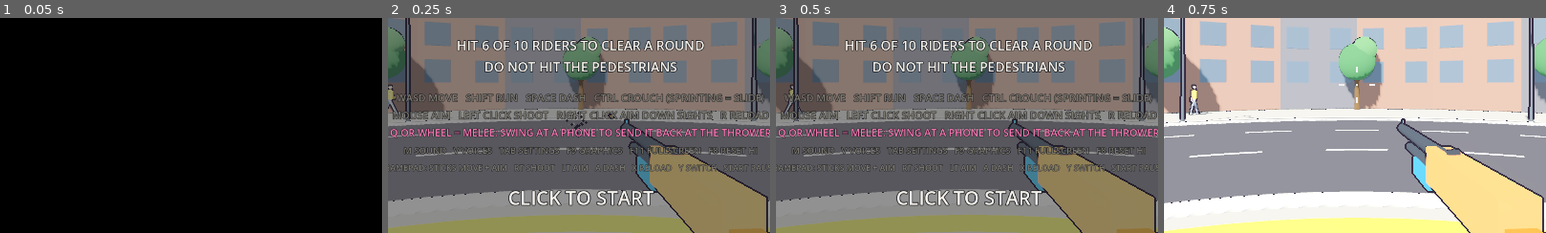
Above: before the commit, frames 1-4 (left to right).
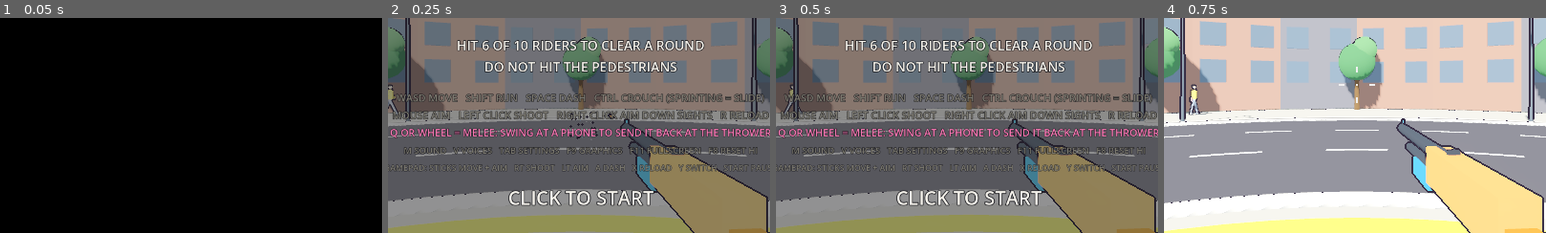
Above: after the commit, the same moments.

Repository: GVihi/FstreliBiciklina3D
Game: Godot game, scene res://main.tscn
Same seed, same stepped clock (60 frames per second), same inputs: the game is played once before the commit and once after it.
Inputs (mouse positions are % of the whole screen's width and height, from its top left):
- Up to frame 1 (0.05 s): no input
- Up to frame 2 (0.25 s): no input
- Up to frame 3 (0.5 s): no input
- Up to frame 4 (0.75 s): tap Enter at 0.5 s; move the mouse to (45, 70) at 0.52 s; hold W from 0.53 s (still down); tap R at 0.6 s; click (45, 70) at 0.67 s
The pictures show only the part of the screen within x 25-75%, y 34-84%; the shares and areas given below are measured in that part.

Frame 1 is identical in both runs. In frame 2, 0.1% of the frame differs, in the area x 45-55%, y 43-57%; in frame 3, nothing differs; in frame 4, nothing differs.

Commit message:
Move particles and bursts to effects.gd
Mechanical move of 6 functions plus the private particle pool. Shared state
stays on main.gd (g); bosses, riders, phones, combat and main call
fx_sys.<fn>. Also tidy combat.gd so its dart pool sits next to g. No
behaviour change.

Co-Authored-By: Claude Sonnet 5.5 <noreply@anthropic.com>
Claude-Session: https://claude.ai/code/session_01ShLHRRdnSYSZazKqP7QJMN

Diff:
--- a/scripts/bosses.gd
+++ b/scripts/bosses.gd
@@ -488,7 +488,7 @@
 	g.sfx.play3d("crash", pos)
 	g.shake = maxf(g.shake, 0.7)
 	g.hitstop = maxf(g.hitstop, 0.05)
-	g.burst(pos, 22, ["#c9ced4", "#f2b630", "#8a8f98"], 5.0, 0.4, 0.8, 0.1)
+	g.fx_sys.burst(pos, 22, ["#c9ced4", "#f2b630", "#8a8f98"], 5.0, 0.4, 0.8, 0.1)
 	if boss_flat_dist(b) < float(b["slam_r"]):
 		g.damage_player("BOSS SLAMMED YOU", "boss")
 		if g.state != "play":
@@ -539,7 +539,7 @@
 	b["combo"] = 0
 	g.sfx.play3d("crash", pos)
 	g.shake = 0.6
-	g.burst(pos, 14, ["#c9ced4", "#f2b630", "#8a8f98"], 3.0, 0.4, 0.7, 0.09)
+	g.fx_sys.burst(pos, 14, ["#c9ced4", "#f2b630", "#8a8f98"], 3.0, 0.4, 0.7, 0.09)
 	g.hitstop = 0.1
 	var sp = 300 if runner else 600
 	g.score += int(sp * (2 if g.hype_t > 0.0 else 1) * g.shop_sys.style_mul())
@@ -582,7 +582,7 @@
 		g.sfx.play3d("boss_hit_wifi", c)
 	else:
 		g.sfx.play3d("boss_hit_minister", c)
-	g.burst(c, 8, ["#ff9a3a"], 4.0, 0.3, 0.5, 0.06)
+	g.fx_sys.burst(c, 8, ["#ff9a3a"], 4.0, 0.3, 0.5, 0.06)
 	var lbl = "HIT"
 	if armoured:
 		lbl = "ARMOURED"
@@ -655,10 +655,10 @@
 		cols = ["#f1f3ef", "#2fae5f", "#ffd23f", "#3a3d41"]
 	elif b["kind"] == "wifi":
 		cols = ["#ffffff", "#e5533d", "#cfd4da"]
-	g.burst(bpos, 40, cols, 6.0, 0.6, 1.1, 0.09)
+	g.fx_sys.burst(bpos, 40, cols, 6.0, 0.6, 1.1, 0.09)
 	if b["kind"] == "minister":
 		for i in range(26):
-			g.spawn_particle(bpos + Vector3(randf_range(-0.6, 0.6), randf_range(0.3, 1.5), randf_range(-0.6, 0.6)),
+			g.fx_sys.spawn_particle(bpos + Vector3(randf_range(-0.6, 0.6), randf_range(0.3, 1.5), randf_range(-0.6, 0.6)),
 				Vector3(randf_range(-2.5, 2.5), randf_range(1.0, 4.0), randf_range(-2.5, 2.5)),
 				randf_range(1.5, 2.5), g.pick_one(g.confetti_mats), Vector3(0.12, 0.01, 0.08), 3.0, randf_range(-8.0, 8.0))
 		g.sfx.say("minister_out")
--- a/scripts/combat.gd
+++ b/scripts/combat.gd
@@ -6,6 +6,7 @@
 const Util = preload("res://scripts/util.gd")
 
 var g = null
+var dart_pool = []
 
 func _init(game) -> void:
 	g = game
@@ -171,11 +172,11 @@
 	else:
 		if world_kind == "floor":
 			for i in range(3):
-				g.spawn_particle(end_pt, Vector3(randf_range(-0.8, 0.8), randf_range(0.6, 1.6), randf_range(-0.8, 0.8)),
+				g.fx_sys.spawn_particle(end_pt, Vector3(randf_range(-0.8, 0.8), randf_range(0.6, 1.6), randf_range(-0.8, 0.8)),
 					0.4, g.mat_dust, Vector3(0.05, 0.05, 0.05), 4.0)
 		elif world_kind == "wall":
 			for i in range(5):
-				g.spawn_particle(end_pt, Vector3(randf_range(-2.0, 2.0), randf_range(0.5, 2.5), randf_range(-2.0, 2.0)),
+				g.fx_sys.spawn_particle(end_pt, Vector3(randf_range(-2.0, 2.0), randf_range(0.5, 2.5), randf_range(-2.0, 2.0)),
 					0.3, g.mat_spark, Vector3(0.04, 0.04, 0.04), 8.0)
 
 # --- melee: a giant gummy worm swung at whatever is close to the player
@@ -295,7 +296,7 @@
 		ph["src"] = tgt
 	if tgt == null:
 		g.phones.remove_at(i)
-		g.plastic_burst(ph["pos"])
+		g.fx_sys.plastic_burst(ph["pos"])
 		g.sfx.play3d("phone_smash", ph["pos"])
 		g.free_phone(ph)
 		return
@@ -316,7 +317,7 @@
 
 func strike_with_phone(ph: Dictionary, i: int, tgt) -> void:
 	var tp = target_pos(tgt)
-	g.plastic_burst(tp)
+	g.fx_sys.plastic_burst(tp)
 	g.sfx.play3d("phone_smash", tp)
 	if tgt.has("ln"):
 		g.rider_sys.hit_rider(tgt, 99)
@@ -344,7 +345,6 @@
 
 # ================================================================== darts + particles
 # Darts and particles are recycled instead of created and freed, so a shot or a burst costs no allocations.
-var dart_pool = []
 
 func release_dart(node: Node3D) -> void:
 	node.visible = false
--- /dev/null
+++ b/scripts/effects.gd
@@ -0,0 +1,71 @@
+extends RefCounted
+# Effects: pooled particles, bursts, plastic debris and confetti.
+# Shared game state stays on main.gd (g); this file holds the logic.
+
+const Util = preload("res://scripts/util.gd")
+
+var g = null
+var particle_pool = []
+
+func _init(game) -> void:
+	g = game
+
+func spawn_particle(pos: Vector3, vel: Vector3, life: float, m: Material, sz: Vector3, grav: float, spin: float = 0.0) -> void:
+	var mi: MeshInstance3D
+	if particle_pool.size() > 0:
+		mi = particle_pool.pop_back()
+		mi.visible = true
+		mi.scale = Vector3.ONE
+		mi.rotation = Vector3.ZERO
+	else:
+		mi = MeshInstance3D.new()
+		mi.cast_shadow = GeometryInstance3D.SHADOW_CASTING_SETTING_OFF
+		g.add_child(mi)
+	mi.mesh = Util.box_mesh(sz)
+	mi.material_override = m
+	mi.position = pos
+	g.particles.append({"node": mi, "vel": vel, "life": life, "max": life, "grav": grav, "spin": spin})
+	while g.particles.size() > 300:
+		release_particle(g.particles[0]["node"])
+		g.particles.remove_at(0)
+
+func release_particle(node: Node3D) -> void:
+	node.visible = false
+	particle_pool.append(node)
+
+func update_particles(dt: float) -> void:
+	for i in range(g.particles.size() - 1, -1, -1):
+		var p = g.particles[i]
+		p["life"] -= dt
+		var node: Node3D = p["node"]
+		if p["life"] <= 0.0:
+			release_particle(node)
+			g.particles.remove_at(i)
+			continue
+		var v: Vector3 = p["vel"]
+		v.y -= p["grav"] * dt
+		p["vel"] = v
+		node.position += v * dt
+		if node.position.y < 0.02:
+			node.position = Vector3(node.position.x, 0.02, node.position.z)
+			p["vel"] = Vector3(v.x * 0.3, 0.0, v.z * 0.3)
+		if p["spin"] != 0.0:
+			node.rotation += Vector3(p["spin"], p["spin"] * 0.7, 0.0) * dt
+		else:
+			var f = clampf(p["life"] / p["max"], 0.05, 1.0)
+			node.scale = Vector3(f, f, f)
+
+func burst(pos: Vector3, count: int, cols: Array, speed: float, life_lo: float, life_hi: float, size: float) -> void:
+	for i in range(count):
+		spawn_particle(pos + Vector3(randf_range(-0.3, 0.3), randf_range(-0.3, 0.3), randf_range(-0.3, 0.3)),
+			Vector3(randf_range(-speed, speed), randf_range(0.5, speed * 1.2), randf_range(-speed, speed)),
+			randf_range(life_lo, life_hi), g.col_mat(g.pick_one(cols)), Vector3(size, size, size), 10.0)
+
+func plastic_burst(pos: Vector3) -> void:
+	burst(pos, 14, ["#2b2f36", "#3a3f47", "#3fa0ff", "#c9ced4"], 4.0, 0.5, 0.8, 0.07)
+
+func confetti() -> void:
+	for i in range(70):
+		var pos = Vector3(randf_range(-12.0, 12.0), randf_range(5.0, 9.0), randf_range(-9.0, 2.0))
+		spawn_particle(pos, Vector3(randf_range(-1.0, 1.0), randf_range(-1.0, 0.5), randf_range(-1.0, 1.0)),
+			randf_range(2.5, 4.0), g.pick_one(g.confetti_mats), Vector3(0.14, 0.01, 0.09), 1.5, randf_range(-8.0, 8.0))
--- a/scripts/main.gd
+++ b/scripts/main.gd
@@ -20,6 +20,7 @@
 const RidersScript = preload("res://scripts/riders.gd")
 const ShopScript = preload("res://scripts/shop.gd")
 const CombatScript = preload("res://scripts/combat.gd")
+const EffectsScript = preload("res://scripts/effects.gd")
 
 # ------------------------------------------------------------------ tuning
 # The arena is a roundabout (ring.gd). All rules still work in "street" coordinates: x along the road,
@@ -381,9 +382,9 @@
 	rubber["root"].visible = true
 	for i in range(8):                                    # fills the dart / particle pools too
 		combat_sys.spawn_dart(Vector3(i * 0.3 - 1.0, 1.0, 4.0) + shift, Vector3(i * 0.3 - 1.0, 1.0, 3.0) + shift, false)
-	burst(Vector3(0.0, 1.0, 4.0) + shift, 60, ["#2b2f36", "#ff9a3a", "#3fa0ff", "#c9ced4"], 0.5, 0.25, 0.35, 0.07)
-	spawn_particle(Vector3(0.5, 1.0, 4.0) + shift, Vector3.ZERO, 0.3, mat_dust, Vector3(0.1, 0.1, 0.1), 0.0)
-	spawn_particle(Vector3(0.7, 1.0, 4.0) + shift, Vector3.ZERO, 0.3, confetti_mats[0], Vector3(0.14, 0.01, 0.09), 0.0, 3.0)
+	fx_sys.burst(Vector3(0.0, 1.0, 4.0) + shift, 60, ["#2b2f36", "#ff9a3a", "#3fa0ff", "#c9ced4"], 0.5, 0.25, 0.35, 0.07)
+	fx_sys.spawn_particle(Vector3(0.5, 1.0, 4.0) + shift, Vector3.ZERO, 0.3, mat_dust, Vector3(0.1, 0.1, 0.1), 0.0)
+	fx_sys.spawn_particle(Vector3(0.7, 1.0, 4.0) + shift, Vector3.ZERO, 0.3, confetti_mats[0], Vector3(0.14, 0.01, 0.09), 0.0, 3.0)
 
 	for i in range(4):
 		await get_tree().process_frame
@@ -403,6 +404,7 @@
 var rider_sys = RidersScript.new(self)   # riders.gd: Riders: spawning waves, movement and sound, collisions, hits and losing parts.
 var shop_sys = ShopScript.new(self)   # shop.gd: Shop: between-round upgrades, the shop and its prices, perks and duos, plus style meter and cash.
 var combat_sys = CombatScript.new(self)   # combat.gd: Combat: shotgun and reload, melee swing, deflecting phones and the dart projectiles.
+var fx_sys = EffectsScript.new(self)   # effects.gd: Effects: pooled particles, bursts, plastic debris and confetti.
 
 # the HUD calls these two on main, so they stay as thin wrappers
 func get_setting(id: String):
@@ -806,7 +808,7 @@
 	if perfect:
 		score += 5000
 		add_note("PERFECT  +5000", GOLD)
-		confetti()
+		fx_sys.confetti()
 	hi_check()
 	state_t = 0.0
 	if n >= NEED:
@@ -1340,7 +1342,7 @@
 		if notes[i]["t"] > 1.6:
 			notes.remove_at(i)
 
-	update_particles(dt)
+	fx_sys.update_particles(dt)
 	combat_sys.update_darts(dt)
 	civ_sys.update_civs(dt)
 
@@ -1408,65 +1410,3 @@
 	for i in range(riders.size() - 1, -1, -1):
 		if i < riders.size():
 			rider_sys.update_rider(riders[i], gdt)
-
-var particle_pool = []
-
-func spawn_particle(pos: Vector3, vel: Vector3, life: float, m: Material, sz: Vector3, grav: float, spin: float = 0.0) -> void:
-	var mi: MeshInstance3D
-	if particle_pool.size() > 0:
-		mi = particle_pool.pop_back()
-		mi.visible = true
-		mi.scale = Vector3.ONE
-		mi.rotation = Vector3.ZERO
-	else:
-		mi = MeshInstance3D.new()
-		mi.cast_shadow = GeometryInstance3D.SHADOW_CASTING_SETTING_OFF
-		add_child(mi)
-	mi.mesh = Util.box_mesh(sz)
-	mi.material_override = m
-	mi.position = pos
-	particles.append({"node": mi, "vel": vel, "life": life, "max": life, "grav": grav, "spin": spin})
-	while particles.size() > 300:
-		release_particle(particles[0]["node"])
-		particles.remove_at(0)
-
-func release_particle(node: Node3D) -> void:
-	node.visible = false
-	particle_pool.append(node)
-
-func update_particles(dt: float) -> void:
-	for i in range(particles.size() - 1, -1, -1):
-		var p = particles[i]
-		p["life"] -= dt
-		var node: Node3D = p["node"]
-		if p["life"] <= 0.0:
-			release_particle(node)
-			particles.remove_at(i)
-			continue
-		var v: Vector3 = p["vel"]
-		v.y -= p["grav"] * dt
-		p["vel"] = v
-		node.position += v * dt
-		if node.position.y < 0.02:
-			node.position = Vector3(node.position.x, 0.02, node.position.z)
-			p["vel"] = Vector3(v.x * 0.3, 0.0, v.z * 0.3)
-		if p["spin"] != 0.0:
-			node.rotation += Vector3(p["spin"], p["spin"] * 0.7, 0.0) * dt
-		else:
-			var f = clampf(p["life"] / p["max"], 0.05, 1.0)
-			node.scale = Vector3(f, f, f)
-
-func burst(pos: Vector3, count: int, cols: Array, speed: float, life_lo: float, life_hi: float, size: float) -> void:
-	for i in range(count):
-		spawn_particle(pos + Vector3(randf_range(-0.3, 0.3), randf_range(-0.3, 0.3), randf_range(-0.3, 0.3)),
-			Vector3(randf_range(-speed, speed), randf_range(0.5, speed * 1.2), randf_range(-speed, speed)),
-			randf_range(life_lo, life_hi), col_mat(pick_one(cols)), Vector3(size, size, size), 10.0)
-
-func plastic_burst(pos: Vector3) -> void:
-	burst(pos, 14, ["#2b2f36", "#3a3f47", "#3fa0ff", "#c9ced4"], 4.0, 0.5, 0.8, 0.07)
-
-func confetti() -> void:
-	for i in range(70):
-		var pos = Vector3(randf_range(-12.0, 12.0), randf_range(5.0, 9.0), randf_range(-9.0, 2.0))
-		spawn_particle(pos, Vector3(randf_range(-1.0, 1.0), randf_range(-1.0, 0.5), randf_range(-1.0, 1.0)),
-			randf_range(2.5, 4.0), pick_one(confetti_mats), Vector3(0.14, 0.01, 0.09), 1.5, randf_range(-8.0, 8.0))
--- a/scripts/phones.gd
+++ b/scripts/phones.gd
@@ -69,7 +69,7 @@
 		if ph["p"] >= 1.0:
 			g.phones.remove_at(i)
 			var near = Vector2(tg.x - g.player.position.x, tg.z - g.player.position.z).length() < 1.5
-			g.plastic_burst(Vector3(tg.x, 0.4, tg.z))
+			g.fx_sys.plastic_burst(Vector3(tg.x, 0.4, tg.z))
 			if near:
 				g.free_phone(ph)
 				g.damage_player("MISSED CALL", "phone")
@@ -84,7 +84,7 @@
 	var i = g.phones.find(ph)
 	if i >= 0:
 		g.phones.remove_at(i)
-	g.plastic_burst(ph["pos"])
+	g.fx_sys.plastic_burst(ph["pos"])
 	g.sfx.play3d("phone_smash", ph["pos"])
 	g.score += 150
 	g.hi_check()
--- a/scripts/riders.gd
+++ b/scripts/riders.gd
@@ -218,7 +218,7 @@
 		g.hi_check()
 		g.add_hype(6.0)
 		g.add_popup(wpos + Vector3(0, 1.2, 0), "ARMOURED  %d LEFT" % r["hp"], g.WHITE, true)
-		g.burst(wpos, 6, ["#f2b630"], 3.0, 0.3, 0.4, 0.06)
+		g.fx_sys.burst(wpos, 6, ["#f2b630"], 3.0, 0.3, 0.4, 0.06)
 		return
 	r["mode"] = "hit"
 	r["t"] = 0.0
@@ -250,7 +250,7 @@
 		label += "  x%d" % g.combo
 	g.add_popup(wpos + Vector3(0, 1.0, 0), label, g.GOLD)
 	g.add_popup(wpos + Vector3(0, 0.5, 0), "JOJ!", g.WHITE, true)
-	g.burst(wpos, 10, ["#ff9a3a"], 4.0, 0.3, 0.5, 0.06)
+	g.fx_sys.burst(wpos, 10, ["#ff9a3a"], 4.0, 0.3, 0.5, 0.06)
 	g.sfx.v_yelp(wpos)
 	if randf() < 0.4:
 		g.sfx.say("rider_hit")
